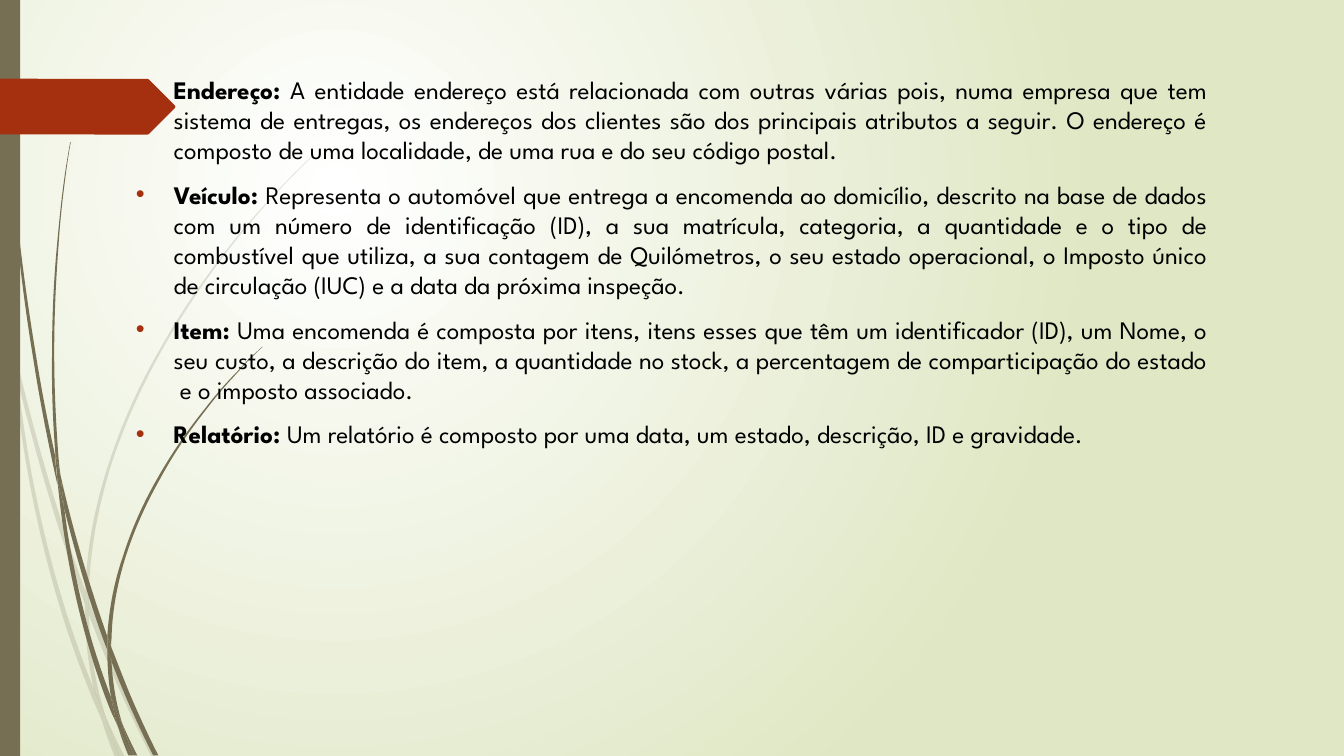
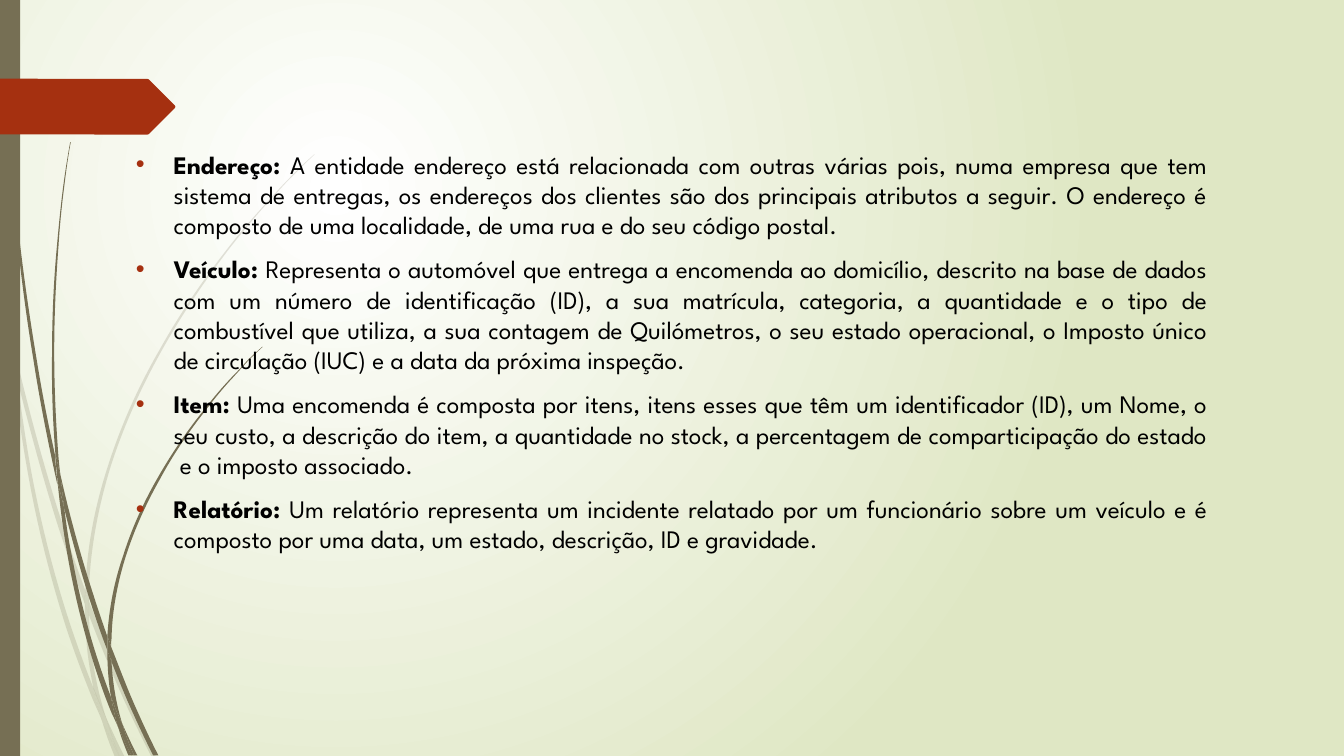
Before and after one commit to Lucenix/BD-TP, a slide deck: slide 23 of Apresentação1.pptx. Drawn at 1344x756 pixels with LibreOffice and Linux fonts; fonts in the diff are those of the drawing. Boxes give left, top, right and bottom in pixels: in the first picture for what was removed or moved away, otherwise in the second. Text is boxed around its words. In the diff, an @@ line names an element or a change of style, - is before the commit and + after.

```diff
--- a/Apresentação1.pptx
+++ b/Apresentação1.pptx
@@ text "Endereço: A entidade endereço está ..." moved from (x1=174, y1=81, x2=1207, y2=452) to (x1=174, y1=156, x2=1207, y2=554) @@
@@ text at (x1=174, y1=500, x2=1207, y2=554): text changed @@
-• Relatório: Um relatório é composto por uma data, um estado, descrição, ID e gravidade.
+• Relatório: Um relatório representa um incidente relatado por um funcionário sobre um veículo e é composto por uma data, um estado, descrição, ID e gravidade.
```
Also in this commit, not shown: 7 other slides changed, 1 slide added.
